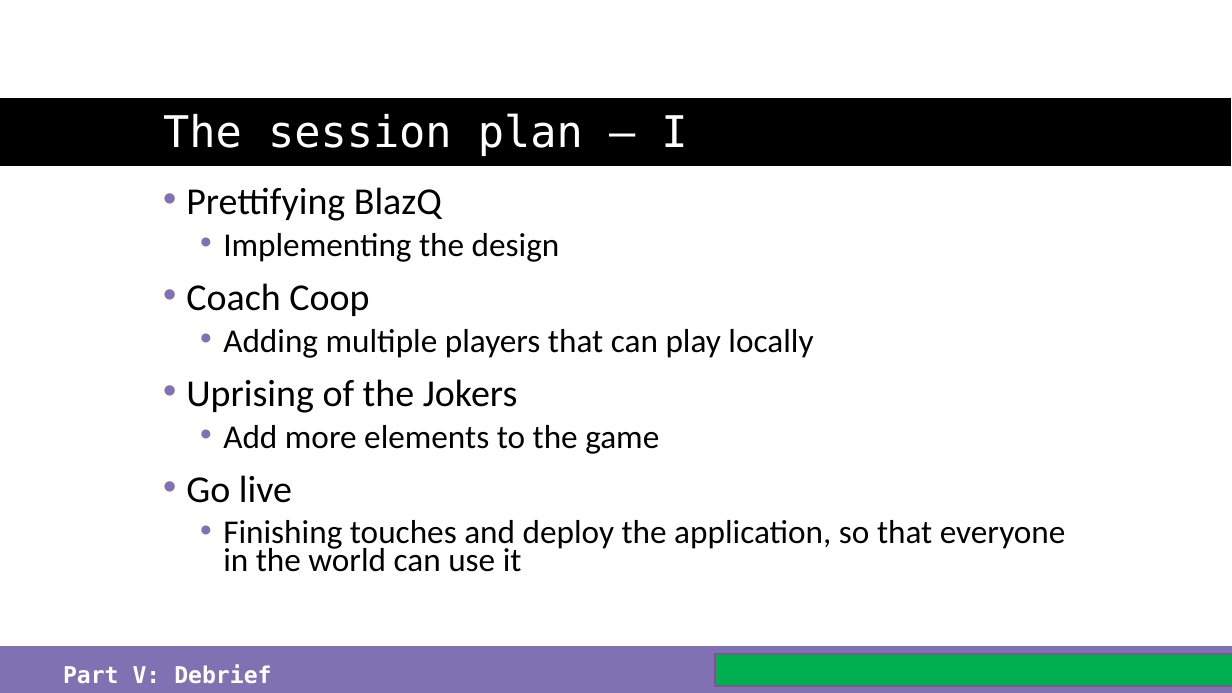
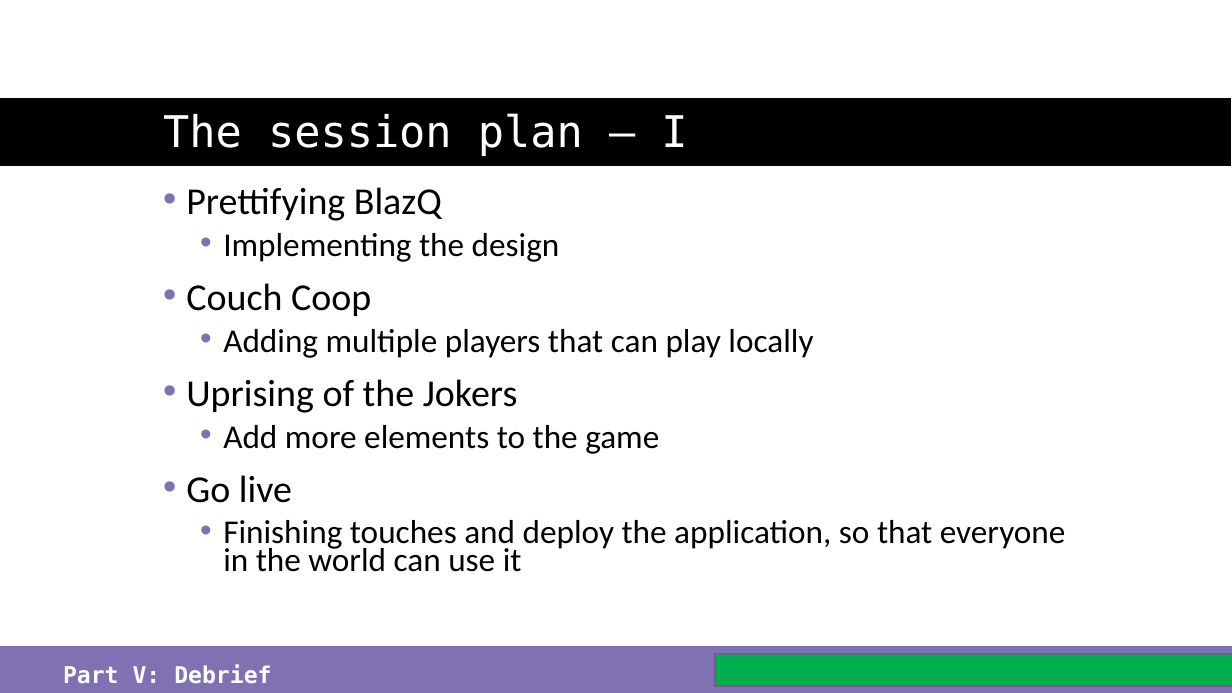
Before and after one commit to just-the-benno/BlazQ, a slide deck: slide 17 of episode2/media/slides-episode-02.pptx. Drawn at 1232x693 pixels with LibreOffice and Linux fonts; fonts in the diff are those of the drawing; background and template pictures are left out. Boxes give left, top, right and bottom in pixels: in the first picture for what was removed or moved away, otherwise in the second. Text is boxed around its words. In the diff, an @@ line names an element or a change of style, - is before the commit and + after.

```diff
--- a/episode2/media/slides-episode-02.pptx
+++ b/episode2/media/slides-episode-02.pptx
@@ text at bbox=[186, 283, 371, 316]: text changed @@
-• Coach Coop
+• Couch Coop
```
Also in this commit, not shown: 2 other slides changed, 7 other files.
